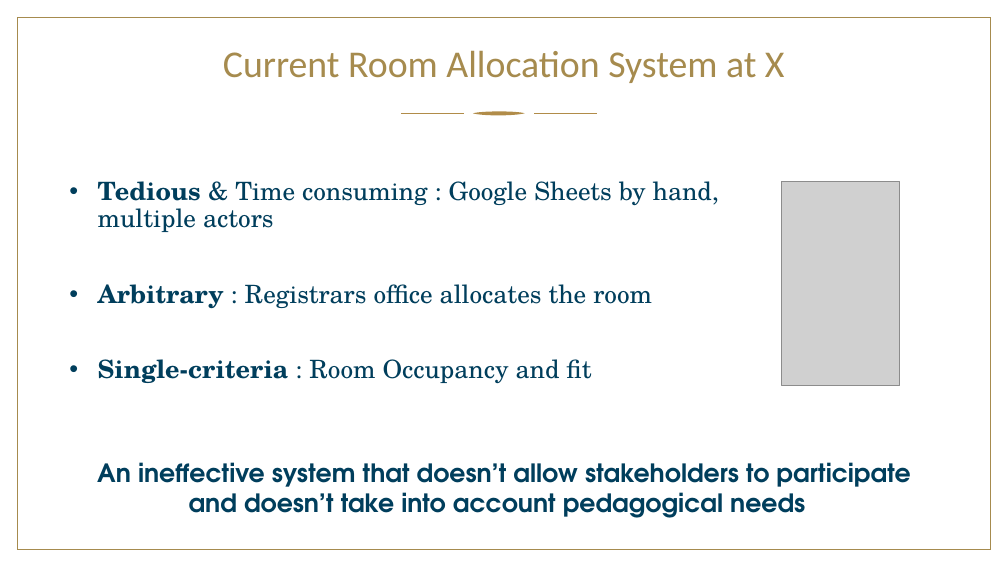
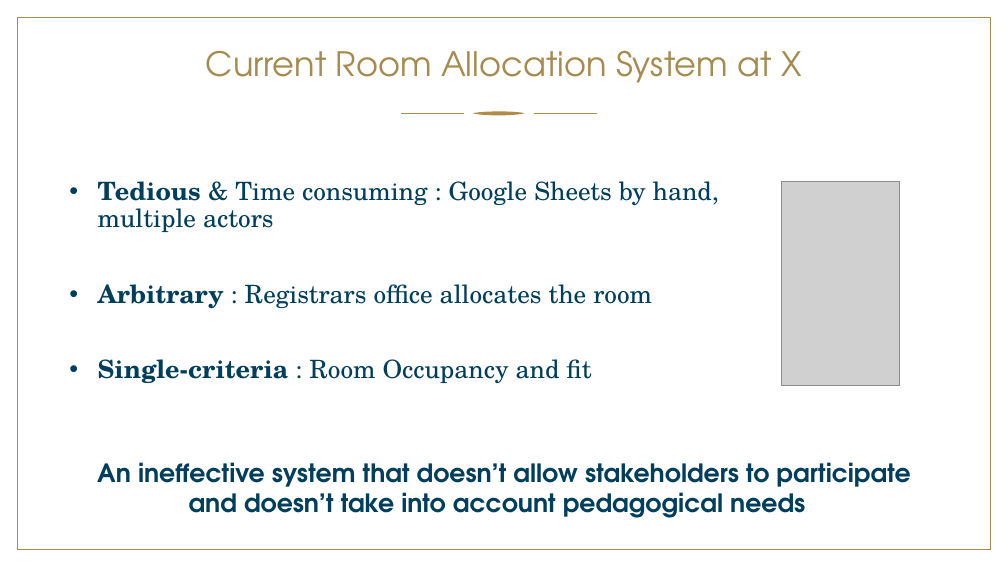
Before and after one commit to Mttmin/classroom_allocation, a slide deck: slide 4 of Pitch final Minguet.pptx. Drawn at 1008x567 pixels with LibreOffice and Linux fonts; fonts in the diff are those of the drawing; grey boxes stand for pictures; background and template pictures are left out. Boxes give left, top, right and bottom in pixels: in the first picture for what was removed or moved away, otherwise in the second. Text is boxed around its words. In the diff, an @@ line names an element or a change of style, - is before the commit and + after.

```diff
--- a/Pitch final Minguet.pptx
+++ b/Pitch final Minguet.pptx
@@ title "Current Room Allocation System at ..." at box(206, 50, 801, 83): size 36 to 32 pt, font Calibri to TeX Gyre Adventor @@
```
Also in this commit, not shown: 10 other slides changed, 9 slides added.
